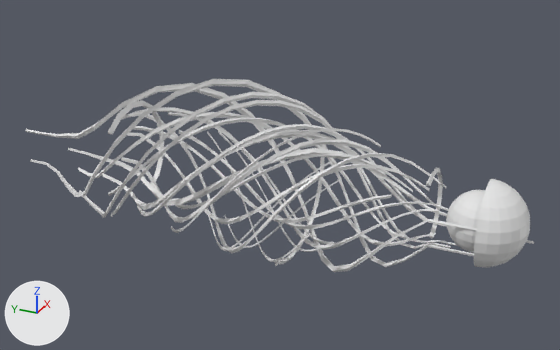
What one commit did to the OBJ model Assets/Models/UpperArm/bras_0013.obj.
One viewpoint serves both versions: a 50 mm camera at (-1.066, -0.508, 0.549) aimed at (0.019, -0.02, 0.006). Every picture has the same lights, and +X, +Y and +Z are marked at lower left. Where no turn or scale is listed for an object, it has been applied to the vertices. Vertices at the same position are counted once.

In view in the first picture: 'bras_0013'.
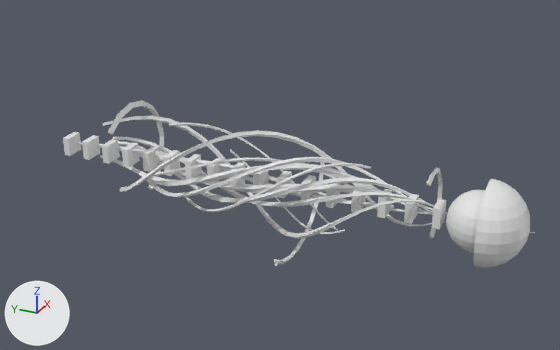
Pixel boxes [x1, y1, x2, y2] of what changed, in the pictures (560 x 350 px):
'bras_0013', reshaped (7% narrower, 13% shorter): before [26, 79, 534, 272]; after [62, 100, 534, 268]
part 1 of me_bras_0013, added: after [432, 199, 446, 229]
part 2 of me_bras_0013, added: after [404, 194, 419, 224]
part 3 of me_bras_0013, added: after [377, 189, 392, 218]
part 4 of me_bras_0013, added: after [351, 184, 366, 212]
part 5 of me_bras_0013, added: after [326, 183, 341, 208]
part 6 of me_bras_0013, added: after [301, 175, 316, 200]
part 7 of me_bras_0013, added: after [277, 171, 292, 198]
part 8 of me_bras_0013, added: after [253, 171, 268, 185]
part 9 of me_bras_0013, added: after [230, 162, 246, 186]
part 10 of me_bras_0013, added: after [207, 158, 223, 184]
part 11 of me_bras_0013, added: after [185, 154, 202, 179]
part 12 of me_bras_0013, added: after [163, 150, 180, 176]
part 13 of me_bras_0013, added: after [142, 146, 159, 172]
part 14 of me_bras_0013, added: after [122, 143, 140, 168]
part 15 of me_bras_0013, added: after [102, 139, 120, 164]
part 16 of me_bras_0013, added: after [82, 135, 100, 160]
part 17 of me_bras_0013, added: after [63, 132, 82, 156]
part 18 of me_bras_0013, rebuilt (9% wider, 35% taller): before [127, 133, 430, 224]; after [103, 116, 434, 239]
part 19 of me_bras_0013, rebuilt (12% wider, 44% shorter): before [179, 130, 435, 229]; after [146, 157, 433, 212]
part 20 of me_bras_0013, rebuilt (6% narrower, 34% shorter): before [110, 100, 458, 246]; after [120, 130, 446, 226]
part 21 of me_bras_0013, rebuilt (15% shorter): before [121, 138, 449, 223]; after [118, 141, 447, 213]
part 22 of me_bras_0013, rebuilt (60% wider, 29% shorter): before [225, 179, 341, 248]; after [185, 163, 371, 212]
part 23 of me_bras_0013, rebuilt (20% wider, 28% shorter): before [133, 126, 392, 223]; after [113, 137, 424, 207]
part 24 of me_bras_0013, rebuilt (61% narrower, 38% shorter): before [121, 107, 439, 250]; after [209, 148, 331, 236]

What changed in the scene script:
```text
Change me_bras_0013:
    remove me_bras_0013.from_pydata(...)  # 2687 vertices, 2743 faces; spans x -0.147..0.162, y -0.437..0.461, z -0.137..0.163
    add me_bras_0013.from_pydata(...)  # 2152 vertices, 2151 faces; spans x -0.103..0.135, y -0.437..0.421, z -0.131..0.101
    me_bras_0013 part 1: a new loose piece, a box spanning x -0.017..0.017, y -0.302..-0.29, z -0.017..0.017
    me_bras_0013 part 2: a new loose piece, a box spanning x -0.017..0.017, y -0.259..-0.246, z -0.017..0.017
    me_bras_0013 part 3: a new loose piece, a box spanning x -0.017..0.017, y -0.215..-0.203, z -0.017..0.017
    me_bras_0013 part 4: a new loose piece, a box spanning x -0.017..0.017, y -0.172..-0.16, z -0.017..0.017
    me_bras_0013 part 5: a new loose piece, a box spanning x -0.017..0.017, y -0.129..-0.117, z -0.017..0.017
    me_bras_0013 part 6: a new loose piece, a box spanning x -0.017..0.017, y -0.086..-0.074, z -0.017..0.017
    me_bras_0013 part 7: a new loose piece, a box spanning x -0.017..0.017, y -0.042..-0.03, z -0.017..0.017
    me_bras_0013 part 8: a new loose piece, a box spanning x -0.017..0.017, y 0.001..0.013, z -0.017..0.017
    me_bras_0013 part 9: a new loose piece, a box spanning x -0.017..0.017, y 0.044..0.056, z -0.017..0.017
    me_bras_0013 part 10: a new loose piece, a box spanning x -0.017..0.017, y 0.087..0.099, z -0.017..0.017
    me_bras_0013 part 11: a new loose piece, a box spanning x -0.017..0.017, y 0.131..0.143, z -0.017..0.017
    me_bras_0013 part 12: a new loose piece, a box spanning x -0.017..0.017, y 0.174..0.186, z -0.017..0.017
    me_bras_0013 part 13: a new loose piece, a box spanning x -0.017..0.017, y 0.217..0.229, z -0.017..0.017
    me_bras_0013 part 14: a new loose piece, a box spanning x -0.017..0.017, y 0.26..0.272, z -0.017..0.017
    me_bras_0013 part 15: a new loose piece, a box spanning x -0.017..0.017, y 0.304..0.316, z -0.017..0.017
    me_bras_0013 part 16: a new loose piece, a box spanning x -0.017..0.017, y 0.347..0.359, z -0.017..0.017
    me_bras_0013 part 17: a new loose piece, a box spanning x -0.017..0.017, y 0.39..0.402, z -0.017..0.017
    me_bras_0013 part 18: the loose piece of 98 vertices spanning x -0.086..0.075, y -0.272..0.314, z -0.086..0.068 is rebuilt with 98 vertices and now spans x -0.072..0.084, y -0.298..0.321, z -0.084..0.069
    me_bras_0013 part 19: the loose piece of 98 vertices spanning x -0.056..0.068, y -0.29..0.192, z -0.068..0.042 is rebuilt with 98 vertices and now spans x -0.059..0.038, y -0.298..0.245, z -0.056..0.058
    me_bras_0013 part 20: the loose piece of 98 vertices spanning x -0.135..0.128, y -0.353..0.256, z -0.082..0.136 is rebuilt with 98 vertices and now spans x -0.083..0.079, y -0.353..0.256, z -0.047..0.083
    me_bras_0013 part 21: the loose piece of 98 vertices spanning x -0.1..0.063, y -0.337..0.326, z -0.098..0.096 is rebuilt with 98 vertices and now spans x -0.049..0.042, y -0.337..0.326, z -0.05..0.04
    me_bras_0013 part 22: the loose piece of 98 vertices spanning x -0.114..0.042, y -0.161..0.099, z -0.117..0.065 is rebuilt with 98 vertices and now spans x -0.071..0.017, y -0.18..0.168, z -0.071..0.062
    me_bras_0013 part 23: the loose piece of 98 vertices spanning x -0.057..0.063, y -0.226..0.277, z -0.063..0.048 is rebuilt with 98 vertices and now spans x -0.041..0.04, y -0.272..0.314, z -0.042..0.025
    me_bras_0013 part 24: the loose piece of 98 vertices spanning x -0.07..0.099, y -0.3..0.267, z -0.098..0.093 is rebuilt with 98 vertices and now spans x -0.069..0.081, y -0.145..0.155, z -0.08..0.014
    me_bras_0013 part 25: the loose piece of 98 vertices spanning x -0.074..0.051, y -0.416..0.421, z -0.071..0.073 is rebuilt with 98 vertices and now spans x -0.043..0.031, y -0.437..0.339, z -0.039..0.043
    me_bras_0013 part 26: the loose piece of 98 vertices spanning x -0.072..0.105, y -0.129..0.139, z -0.105..0.033 is rebuilt with 98 vertices and now spans x -0.048..0.071, y -0.161..0.099, z -0.071..0.013
    me_bras_0013 part 27: the loose piece of 98 vertices spanning x -0.044..0.09, y -0.142..0.196, z -0.088..0.084 is rebuilt with 98 vertices and now spans x -0.007..0.076, y -0.13..0.177, z -0.071..0.076
    me_bras_0013 part 28: a new loose piece of 98 vertices spanning x -0.026..0.023, y -0.416..0.421, z -0.026..0.022
    me_bras_0013 part 29: a new loose piece of 98 vertices spanning x -0.022..0.012, y -0.243..0.195, z -0.022..0.019
    me_bras_0013 part 30: a new loose piece of 98 vertices spanning x -0.012..0.016, y -0.226..0.277, z -0.016..0.014
    me_bras_0013 part 31: a new loose piece of 98 vertices spanning x -0.009..0.016, y -0.29..0.192, z -0.013..0.016
    me_bras_0013 part 32: a new loose piece of 98 vertices spanning x -0.039..0.036, y -0.142..0.196, z -0.014..0.039
    me_bras_0013 part 33: 1176 vertices removed from x -0.147..0.162, y -0.437..0.461, z -0.137..0.163; 7 vertices added at x -0.103..0.015, y -0.15..0.374, z -0.098..0.031
```
